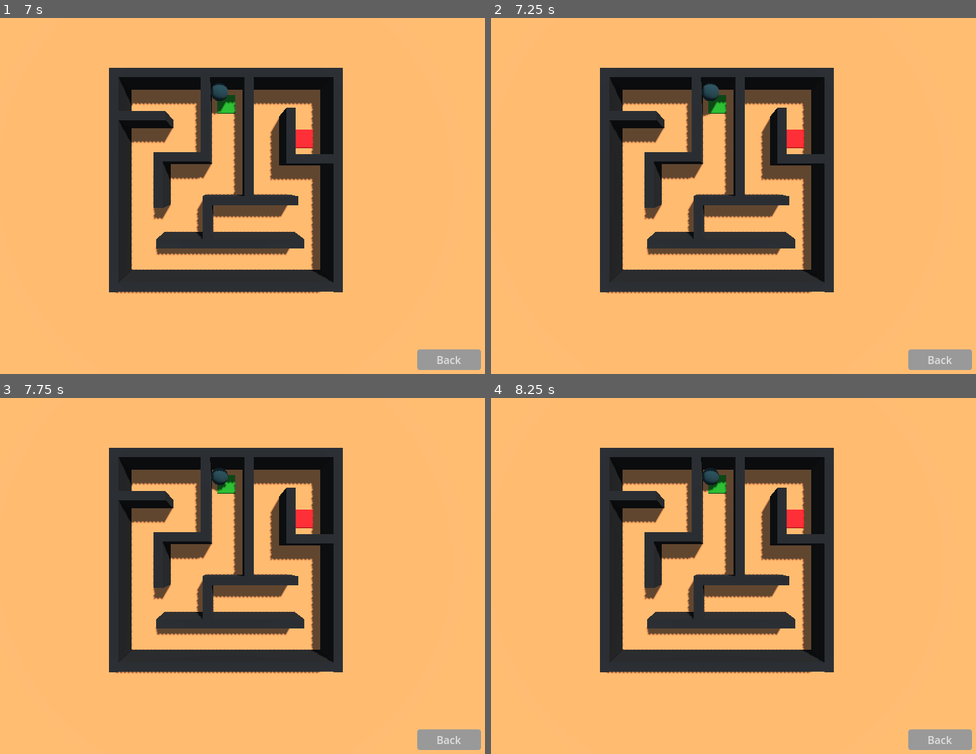
Above: before the commit, frames 1-4 (two rows, left to right).
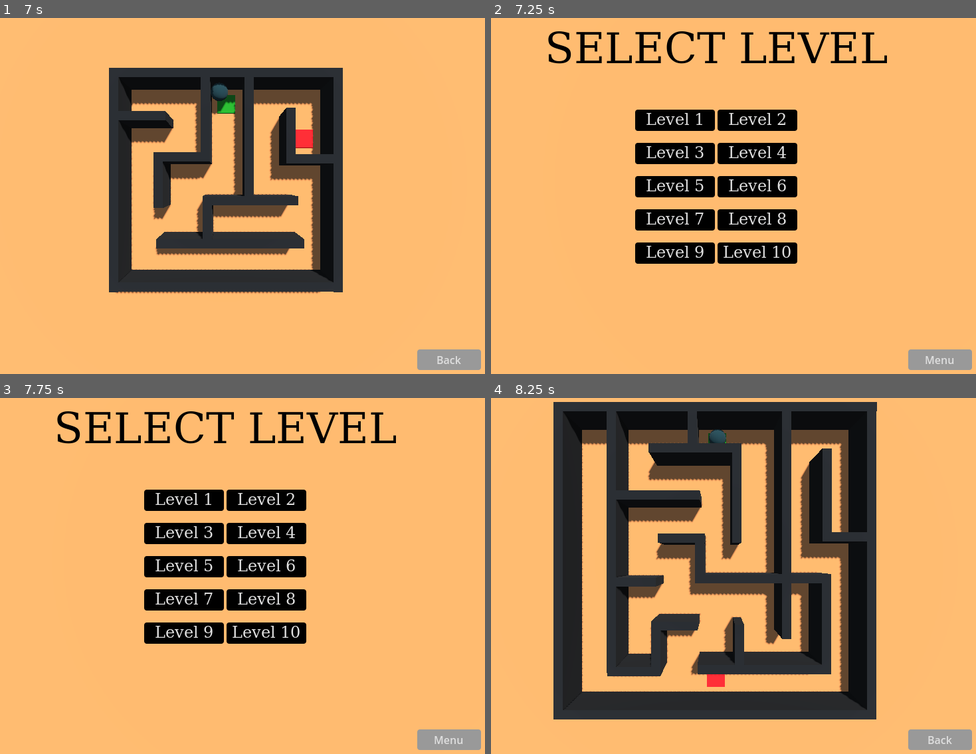
Above: after the commit, the same moments.

Repository: tautminas/sphere-in-a-maze
Game: Godot game, scene res://Menu/main_menu.tscn
Same seed, same stepped clock (60 frames per second), same inputs: the game is played once before the commit and once after it.
Inputs (mouse positions are in pixels of both pictures, inside the frame that each line leads up to):
- Up to frame 1 (7 s): click "Start" at 0.5 s; click "Level 1" at 1.25 s; click "Back" at 2 s; click "Level 1" at 2.75 s; tap Enter at 3.5, 5.75 s; hold Right (right) 3.53-4.28 s; tap Space (jump) at 3.77, 4.25, 4.52, 6.02, 6.77 s; hold Down (down) 4.28-5.03 s; hold Right (right) 5.03-5.78 s; hold Up (up) 5.78-6.53 s; hold Left (left) from 6.53 s (still down)
- Up to frame 2 (7.25 s): keep holding Left (left); tap Escape (escape, bound only after the commit) at 7.15 s
- Up to frame 3 (7.75 s): keep holding Left (left); tap Space (jump) at 7.52 s
- Up to frame 4 (8.25 s): release Left (left) at 8 s; click (675, 533) at 8 s, where only the run after the commit has a clickable "Level 3"

Frame 1 is identical in both runs. In frame 2, 28% of the frame differs, in the area x 11-96%, y 3-98%; in frame 3, 28%; in frame 4, 37%, in the area x 12-80%, y 1-91%.

Commit message:
Add escape keyboard for back and menu buttons

Diff:
--- a/Level/back_button.gd
+++ b/Level/back_button.gd
@@ -8,5 +8,9 @@
 func _ready() -> void:
 	back_button.button_down.connect(on_back_pressed)
 
+func _process(delta: float) -> void:
+	if Input.is_action_just_pressed("escape"):
+		on_back_pressed()
+
 func on_back_pressed() -> void:
 	get_tree().change_scene_to_file(back_path)
--- a/Menu/controls.gd
+++ b/Menu/controls.gd
@@ -8,5 +8,9 @@
 func _ready() -> void:
 	menu_button.button_down.connect(on_menu_pressed)
 
+func _process(delta: float) -> void:
+	if Input.is_action_just_pressed("escape"):
+		on_menu_pressed()
+
 func on_menu_pressed() -> void:
 	get_tree().change_scene_to_file(menu_path)
--- a/Menu/credits.gd
+++ b/Menu/credits.gd
@@ -8,5 +8,9 @@
 func _ready() -> void:
 	menu_button.button_down.connect(on_menu_pressed)
 
+func _process(delta: float) -> void:
+	if Input.is_action_just_pressed("escape"):
+		on_menu_pressed()
+
 func on_menu_pressed() -> void:
 	get_tree().change_scene_to_file(menu_path)
--- a/Menu/level_selection.gd
+++ b/Menu/level_selection.gd
@@ -38,6 +38,10 @@
 	level_10.button_down.connect(on_level_10_pressed)
 	menu_button.button_down.connect(on_menu_pressed)
 
+func _process(delta: float) -> void:
+	if Input.is_action_just_pressed("escape"):
+		on_menu_pressed()
+
 func on_level_1_pressed() -> void:
 	get_tree().change_scene_to_file(level_1_path)
 
--- a/project.godot
+++ b/project.godot
@@ -51,6 +51,11 @@
 "events": [Object(InputEventKey,"resource_local_to_scene":false,"resource_name":"","device":-1,"window_id":0,"alt_pressed":false,"shift_pressed":false,"ctrl_pressed":false,"meta_pressed":false,"pressed":false,"keycode":0,"physical_keycode":32,"key_label":0,"unicode":32,"echo":false,"script":null)
 ]
 }
+escape={
+"deadzone": 0.5,
+"events": [Object(InputEventKey,"resource_local_to_scene":false,"resource_name":"","device":-1,"window_id":0,"alt_pressed":false,"shift_pressed":false,"ctrl_pressed":false,"meta_pressed":false,"pressed":false,"keycode":0,"physical_keycode":4194305,"key_label":0,"unicode":0,"echo":false,"script":null)
+]
+}
 
 [rendering]
 
